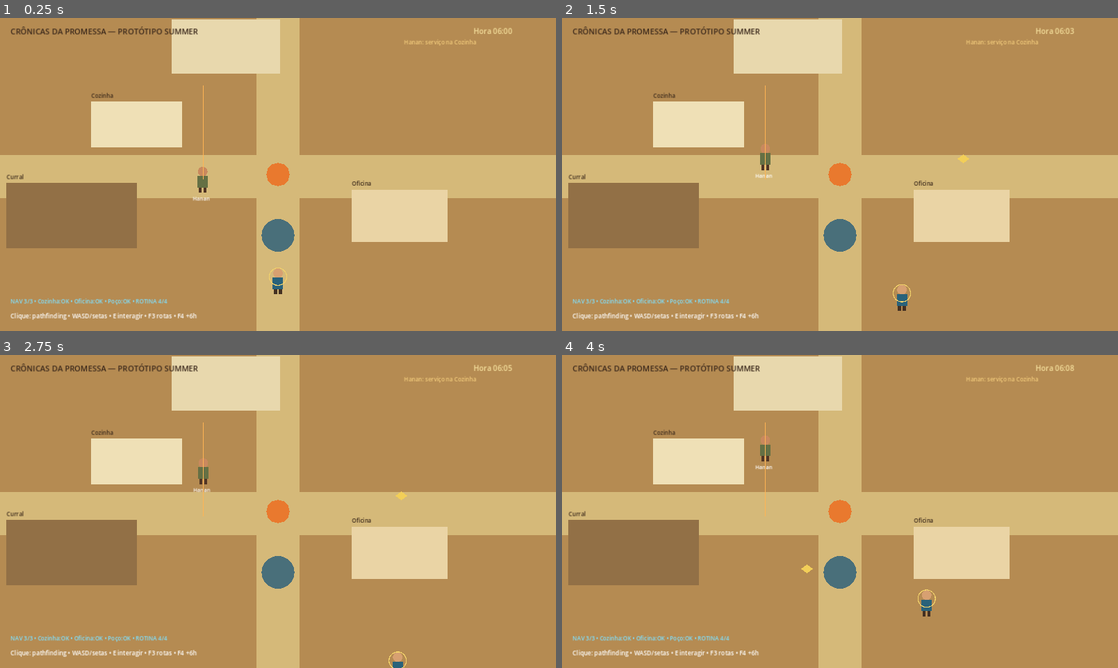
Above: before the commit, frames 1-4 (two rows, left to right).
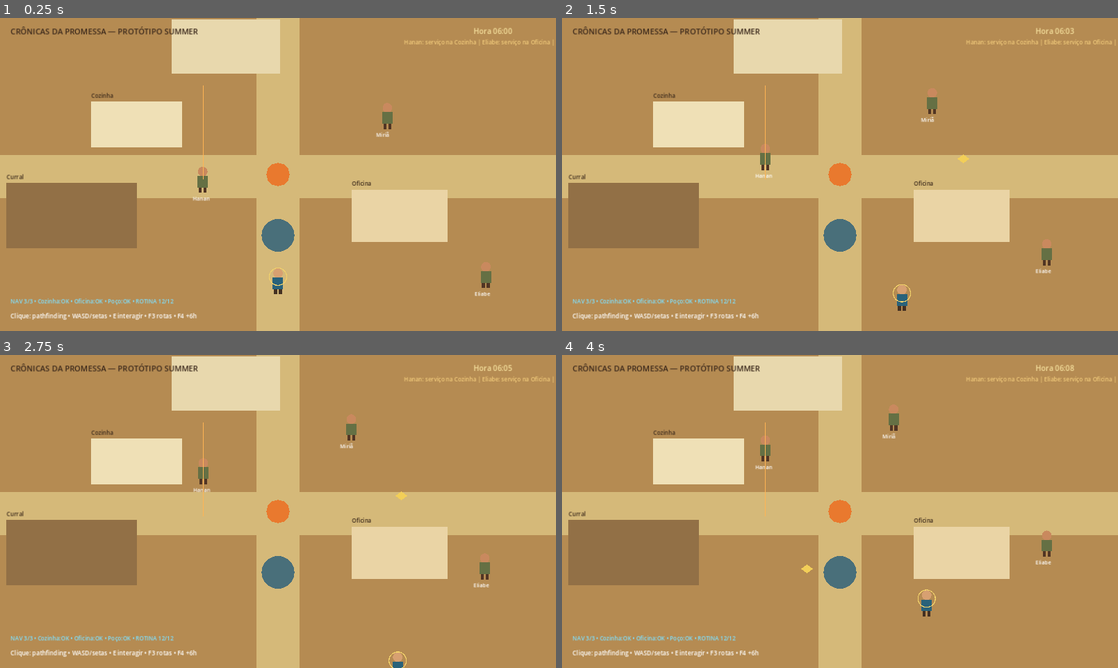
Above: after the commit, the same moments.

Repository: heitoribeiro/cronicas-da-promessa-web
Game: Godot game, scene res://scenes/main.tscn
Same seed, same stepped clock (60 frames per second), same inputs: the game is played once before the commit and once after it.
Inputs (mouse positions are in pixels of both pictures, inside the frame that each line leads up to):
- Up to frame 1 (0.25 s): no input
- Up to frame 2 (1.5 s): tap Enter at 0.5 s; move the mouse to (962, 158) at 0.52 s; hold D 0.53-1.28 s; tap E at 0.6, 1.35 s; click (962, 158) at 0.67 s; move the mouse to (728, 190) at 1.27 s; hold S from 1.28 s (still down)
- Up to frame 3 (2.75 s): move the mouse to (333, 442) at 2.02 s; release S at 2.03 s; hold D from 2.03 s (still down); tap E at 2.1 s
- Up to frame 4 (4 s): move the mouse to (812, 574) at 2.77 s; release D at 2.78 s; hold W 2.78-3.53 s; tap E at 2.85, 3.6 s; click (812, 574) at 2.92 s; move the mouse to (1006, 558) at 3.52 s; hold A from 3.53 s (still down)

The runs differ from the first frame. In frame 1, 0.3% of the frame differs, in the area x 28-100%, y 6-92%; in frame 2, 0.3%; in frame 3, 0.3%; in frame 4, 0.4%.

Commit message:
feat: add independent schedules for Eliabe and Miria

Diff:
--- a/summer-prototype/scripts/main.gd
+++ b/summer-prototype/scripts/main.gd
@@ -5,6 +5,10 @@
 
 var player: PrototypePlayer
 var hanan: PrototypeNPC
+var eliabe: PrototypeNPC
+var miria: PrototypeNPC
+var registered_npcs: Dictionary = {}
+var current_npc_routines: Dictionary = {}
 
 var prompt_panel: PanelContainer
 var prompt_label: Label
@@ -41,7 +45,8 @@
 	_build_ui()
 	_spawn_player()
 	_spawn_hanan()
-	_apply_hanan_routine(true)
+	_spawn_additional_npcs()
+	_apply_all_npc_routines(true)
 	_create_destination_marker()
 	_create_navigation_debug_line()
 
@@ -51,7 +56,7 @@
 	if player == null or hanan == null:
 		return
 
-	_apply_hanan_routine(false)
+	_apply_all_npc_routines(false)
 	_update_clock_ui()
 
 	var nearby := player.global_position.distance_to(hanan.global_position) <= 82.0
@@ -87,7 +92,7 @@
 			return
 		if key_event.pressed and not key_event.echo and key_event.keycode == KEY_F4:
 			game_minutes = fmod(game_minutes + 360.0, 1440.0)
-			_apply_hanan_routine(true)
+			_apply_all_npc_routines(true)
 			_update_clock_ui()
 			get_viewport().set_input_as_handled()
 			return
@@ -150,87 +155,144 @@
 	var minutes: int = total % 60
 	return "%02d:%02d" % [hours, minutes]
 
-func _get_hanan_routine_id(total_minutes: int) -> String:
-	if total_minutes >= 360 and total_minutes < 720:
-		return "cozinha_manha"
-	if total_minutes >= 720 and total_minutes < 1080:
-		return "servico_tarde"
-	if total_minutes >= 1080 and total_minutes < 1260:
-		return "preparar_noite"
+func _get_npc_routine_id(npc_name: String, total_minutes: int) -> String:
+	match npc_name:
+		"Hanan":
+			if total_minutes >= 360 and total_minutes < 720:
+				return "cozinha_manha"
+			if total_minutes >= 720 and total_minutes < 1080:
+				return "servico_tarde"
+			if total_minutes >= 1080 and total_minutes < 1260:
+				return "preparar_noite"
+			return "repouso"
+		"Eliabe":
+			if total_minutes >= 360 and total_minutes < 720:
+				return "oficina_manha"
+			if total_minutes >= 720 and total_minutes < 1080:
+				return "coleta_tarde"
+			if total_minutes >= 1080 and total_minutes < 1260:
+				return "fogueira_entardecer"
+			return "repouso"
+		"Miriã":
+			if total_minutes >= 360 and total_minutes < 720:
+				return "tendas_manha"
+			if total_minutes >= 720 and total_minutes < 1080:
+				return "agua_tarde"
+			if total_minutes >= 1080 and total_minutes < 1260:
+				return "fogueira_entardecer"
+			return "repouso"
 	return "repouso"
 
-func _hanan_route_for(routine_id: String) -> Array[Vector2]:
-	match routine_id:
-		"cozinha_manha":
-			return [
-				Vector2(465, 145),
-				Vector2(165, 145),
-				Vector2(165, 360),
-				Vector2(465, 360)
-			]
-		"servico_tarde":
-			return [
-				Vector2(520, 300),
-				Vector2(760, 300),
-				Vector2(760, 430),
-				Vector2(520, 430)
-			]
-		"preparar_noite":
-			return [
-				Vector2(465, 360),
-				Vector2(520, 430),
-				Vector2(430, 430)
-			]
-		_:
-			return [Vector2(520, 620)]
-
-func _apply_hanan_routine(force: bool) -> void:
-	if hanan == null:
-		return
-
-	var routine_id := _get_hanan_routine_id(int(floor(game_minutes)))
-	if not force and routine_id == current_hanan_routine:
-		return
-
-	current_hanan_routine = routine_id
-	var pause_seconds := 0.8
-	if routine_id == "repouso":
-		pause_seconds = 4.0
-
-	hanan.apply_routine(routine_id, _hanan_route_for(routine_id), pause_seconds)
-	print("[ROUTINE] Hanan -> ", routine_id, " às ", _format_game_time())
-
-func _routine_display_name(routine_id: String) -> String:
-	match routine_id:
-		"cozinha_manha":
-			return "Hanan: serviço na Cozinha"
-		"servico_tarde":
-			return "Hanan: serviço no centro do acampamento"
-		"preparar_noite":
-			return "Hanan: preparativos do entardecer"
-		_:
-			return "Hanan: repouso"
+func _npc_route_for(npc_name: String, routine_id: String) -> Array[Vector2]:
+	match npc_name:
+		"Hanan":
+			match routine_id:
+				"cozinha_manha":
+					return [Vector2(465, 145), Vector2(165, 145), Vector2(165, 360), Vector2(465, 360)]
+				"servico_tarde":
+					return [Vector2(520, 300), Vector2(760, 300), Vector2(760, 430), Vector2(520, 430)]
+				"preparar_noite":
+					return [Vector2(465, 360), Vector2(520, 430), Vector2(430, 430)]
+				_:
+					return [Vector2(520, 620)]
+		"Eliabe":
+			match routine_id:
+				"oficina_manha":
+					return [Vector2(1090, 350), Vector2(1170, 350), Vector2(1170, 590), Vector2(1090, 590)]
+				"coleta_tarde":
+					return [Vector2(1040, 620), Vector2(1180, 620), Vector2(1180, 300), Vector2(1040, 300)]
+				"fogueira_entardecer":
+					return [Vector2(820, 330), Vector2(780, 360), Vector2(820, 390)]
+				_:
+					return [Vector2(1120, 650)]
+		"Miriã":
+			match routine_id:
+				"tendas_manha":
+					return [Vector2(760, 120), Vector2(980, 120), Vector2(980, 260), Vector2(760, 260)]
+				"agua_tarde":
+					return [Vector2(760, 520), Vector2(720, 560), Vector2(760, 600)]
+				"fogueira_entardecer":
+					return [Vector2(720, 330), Vector2(760, 360), Vector2(720, 390)]
+				_:
+					return [Vector2(1040, 150)]
+	return [Vector2(640, 600)]
+
+func _npc_routine_display_name(npc_name: String, routine_id: String) -> String:
+	match npc_name:
+		"Hanan":
+			match routine_id:
+				"cozinha_manha": return "Hanan: serviço na Cozinha"
+				"servico_tarde": return "Hanan: serviço no centro"
+				"preparar_noite": return "Hanan: preparativos do entardecer"
+				_: return "Hanan: repouso"
+		"Eliabe":
+			match routine_id:
+				"oficina_manha": return "Eliabe: serviço na Oficina"
+				"coleta_tarde": return "Eliabe: coleta e transporte"
+				"fogueira_entardecer": return "Eliabe: reunião junto à fogueira"
+				_: return "Eliabe: repouso"
+		"Miriã":
+			match routine_id:
+				"tendas_manha": return "Miriã: tendas familiares"
+				"agua_tarde": return "Miriã: busca de água"
+				"fogueira_entardecer": return "Miriã: reunião junto à fogueira"
+				_: return "Miriã: repouso"
+	return "%s: rotina" % npc_name
+
+func _npc_pause_for(routine_id: String) -> float:
+	return 4.0 if routine_id == "repouso" else 0.8
+
+func _apply_all_npc_routines(force: bool) -> void:
+	for npc_key in registered_npcs.keys():
+		_apply_npc_routine(String(npc_key), force)
+
+func _apply_npc_routine(npc_name: String, force: bool) -> void:
+	if not registered_npcs.has(npc_name):
+		return
+
+	var npc: PrototypeNPC = registered_npcs[npc_name]
+	var routine_id: String = _get_npc_routine_id(npc_name, int(floor(game_minutes)))
+	var current_id: String = String(current_npc_routines.get(npc_name, ""))
+	if not force and routine_id == current_id:
+		return
+
+	current_npc_routines[npc_name] = routine_id
+	npc.apply_routine(routine_id, _npc_route_for(npc_name, routine_id), _npc_pause_for(routine_id))
+	print("[ROUTINE] ", npc_name, " -> ", routine_id, " às ", _format_game_time())
 
 func _update_clock_ui() -> void:
 	if clock_label != null:
 		clock_label.text = "Hora %s" % _format_game_time()
 	if routine_label != null:
-		routine_label.text = _routine_display_name(current_hanan_routine)
+		var h_id: String = String(current_npc_routines.get("Hanan", ""))
+		var e_id: String = String(current_npc_routines.get("Eliabe", ""))
+		var m_id: String = String(current_npc_routines.get("Miriã", ""))
+		routine_label.text = "%s | %s | %s" % [
+			_npc_routine_display_name("Hanan", h_id),
+			_npc_routine_display_name("Eliabe", e_id),
+			_npc_routine_display_name("Miriã", m_id)
+		]
 
 func _run_routine_self_tests() -> void:
-	var cases := [
-		{"minutes": 360, "expected": "cozinha_manha"},
-		{"minutes": 720, "expected": "servico_tarde"},
-		{"minutes": 1080, "expected": "preparar_noite"},
-		{"minutes": 1260, "expected": "repouso"}
+	var checks: Array[bool] = [
+		_get_npc_routine_id("Hanan", 360) == "cozinha_manha",
+		_get_npc_routine_id("Hanan", 720) == "servico_tarde",
+		_get_npc_routine_id("Hanan", 1080) == "preparar_noite",
+		_get_npc_routine_id("Hanan", 1260) == "repouso",
+		_get_npc_routine_id("Eliabe", 360) == "oficina_manha",
+		_get_npc_routine_id("Eliabe", 720) == "coleta_tarde",
+		_get_npc_routine_id("Eliabe", 1080) == "fogueira_entardecer",
+		_get_npc_routine_id("Eliabe", 1260) == "repouso",
+		_get_npc_routine_id("Miriã", 360) == "tendas_manha",
+		_get_npc_routine_id("Miriã", 720) == "agua_tarde",
+		_get_npc_routine_id("Miriã", 1080) == "fogueira_entardecer",
+		_get_npc_routine_id("Miriã", 1260) == "repouso"
 	]
 	var passed := 0
-	for test_case in cases:
-		var test_minutes: int = int(test_case["minutes"])
-		var expected: String = String(test_case["expected"])
-		if _get_hanan_routine_id(test_minutes) == expected:
+	for check in checks:
+		if check:
 			passed += 1
-	routine_self_test_summary = "ROTINA %d/%d" % [passed, cases.size()]
+	routine_self_test_summary = "ROTINA %d/%d" % [passed, checks.size()]
 	print("[ROUTINETEST] ", routine_self_test_summary)
 
 func _build_navigation_grid() -> void:
@@ -478,12 +540,50 @@
 	hanan.patrol_point_reached.connect(_on_hanan_patrol_point_reached)
 	hanan.routine_changed.connect(_on_hanan_routine_changed)
 	add_child(hanan)
+	registered_npcs["Hanan"] = hanan
 
 	var label := Label.new()
 	label.text = "Hanan"
 	label.position = Vector2(-23, 45)
 	label.add_theme_font_size_override("font_size", 12)
 	hanan.add_child(label)
+
+func _spawn_additional_npcs() -> void:
+	eliabe = _spawn_scheduled_npc("Eliabe", Vector2(1120, 590))
+	miria = _spawn_scheduled_npc("Miriã", Vector2(900, 220))
+
+func _spawn_scheduled_npc(npc_name: String, start_position: Vector2) -> PrototypeNPC:
+	var npc: PrototypeNPC = NpcScript.new()
+	npc.name = npc_name
+	npc.npc_name = npc_name
+	npc.global_position = start_position
+	npc.navigation_requested.connect(_on_registered_npc_navigation_requested.bind(npc_name))
+	npc.patrol_point_reached.connect(_on_registered_npc_patrol_point_reached.bind(npc_name))
+	npc.routine_changed.connect(_on_registered_npc_routine_changed.bind(npc_name))
+	add_child(npc)
+	registered_npcs[npc_name] = npc
+
+	var label := Label.new()
+	label.text = npc_name
+	label.position = Vector2(-26, 45)
+	label.add_theme_font_size_override("font_size", 12)
+	npc.add_child(label)
+	return npc
+
+func _on_registered_npc_navigation_requested(world_position: Vector2, npc_name: String) -> void:
+	if not navigation_ready or not registered_npcs.has(npc_name):
+		return
+	var npc: PrototypeNPC = registered_npcs[npc_name]
+	var result := _compute_navigation_path(npc.global_position, world_position)
+	var path: PackedVector2Array = result["path"]
+	var resolved_target: Vector2 = result["resolved_target"]
+	npc.set_navigation_path(path, resolved_target)
+
+func _on_registered_npc_patrol_point_reached(index: int, world_position: Vector2, npc_name: String) -> void:
+	print("[NPCNAV] ", npc_name, " ponto ", index, " alcançado em ", world_position)
+
+func _on_registered_npc_routine_changed(routine_id: String, npc_name: String) -> void:
+	print("[NPCRoutine] ", npc_name, " rotina ativa: ", routine_id)
 
 func _create_destination_marker() -> void:
 	destination_marker = Node2D.new()
